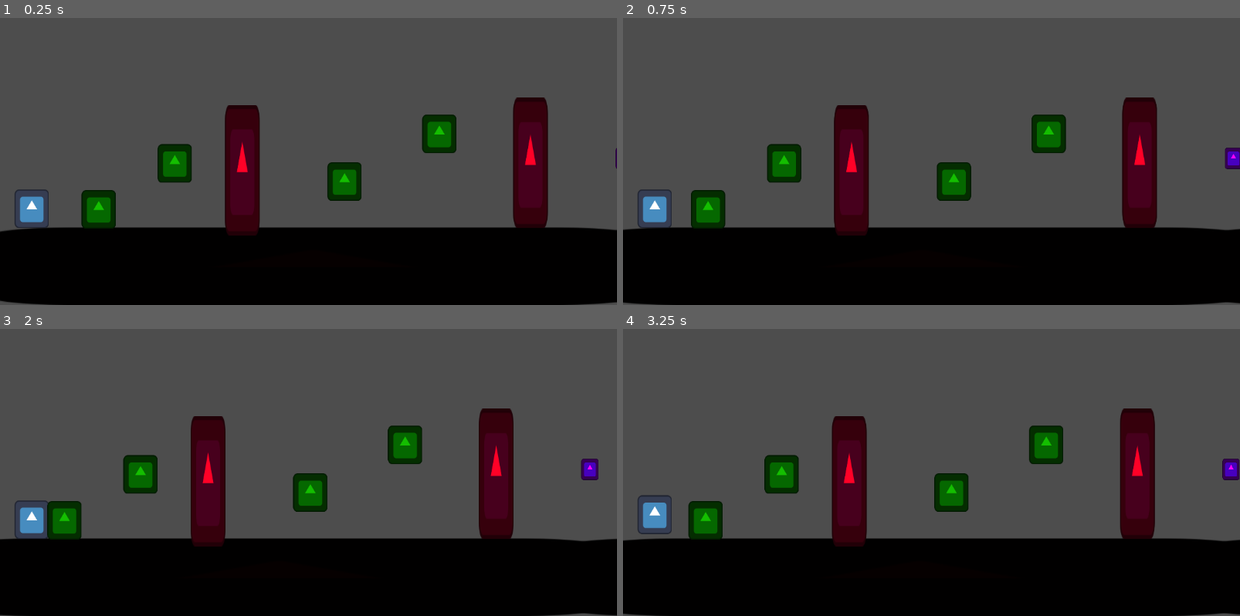
Above: before the commit, frames 1-4 (two rows, left to right).
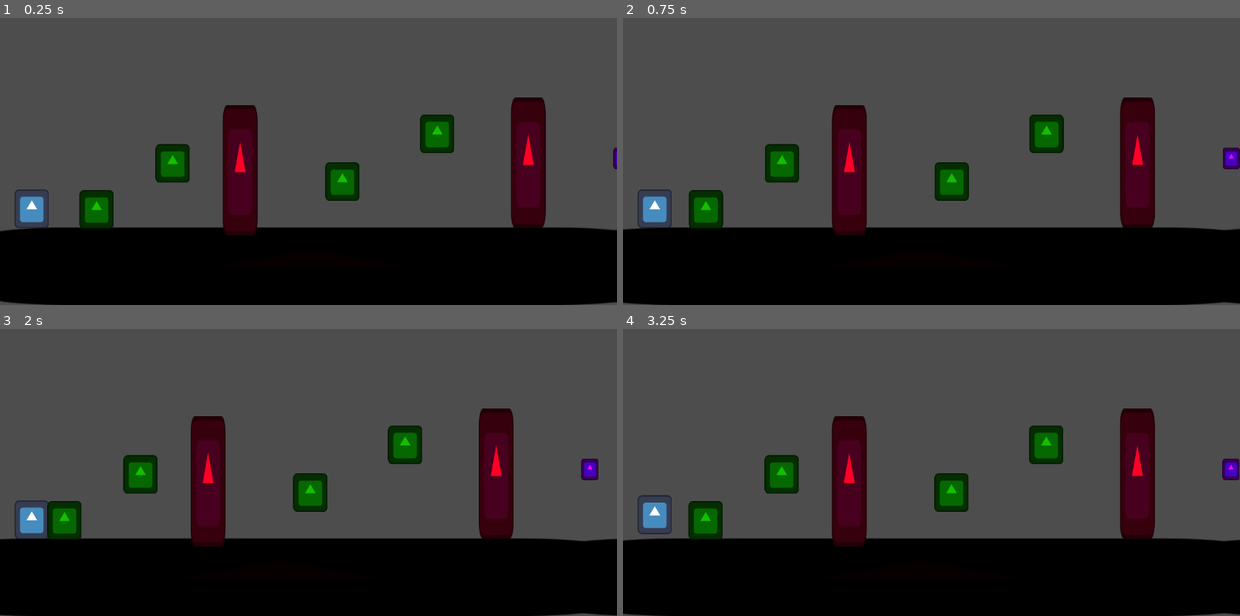
Above: after the commit, the same moments.

Repository: GonzaloDP/MovimientoJuego2D
Game: Godot game, scene res://mundo.tscn
Two runs of this game, one before a commit and one after it. Both use one fixed random seed, a clock stepped at 60 frames per second and the inputs below. The engine's default icon, where the game draws it, is replaced by a stand-in: a white triangle on a blue panel in a dark square.
Inputs:
- Up to frame 1 (0.25 s): no input
- Up to frame 2 (0.75 s): tap Enter at 0.5 s; hold Right (derecha) from 0.53 s (still down); tap Space (dash) at 0.6 s
- Up to frame 3 (2 s): keep holding Right (derecha); tap Up (saltar) at 0.77, 1.52 s; tap Space (dash) at 1.35 s
- Up to frame 4 (3.25 s): release Right (derecha) at 2.03 s; hold Left (izquierda) 2.03-2.78 s; tap Space (dash) at 2.1, 2.85 s; hold Right (derecha) from 2.78 s (still down); tap Up (saltar) at 3.02 s

The runs differ from the first frame. In frame 1, 1.7% of the frame differs, in the area x 0-100%, y 27-99%; in frame 2, 1.7%, in the area x 10-100%, y 27-76%; in frame 3, less than 0.1%; in frame 4, less than 0.1%.

Commit message:
Modificación de ubicación de sprites

Diff:
--- /dev/null
+++ b/movimiento-juego-2d/enemigo.tscn
@@ -0,0 +1,17 @@
+[gd_scene format=3 uid="uid://4r7qbydy545t"]
+
+[ext_resource type="Texture2D" uid="uid://0bwe33hc03n5" path="res://icon.svg" id="1_becj5"]
+
+[sub_resource type="CapsuleShape2D" id="CapsuleShape2D_a5tj2"]
+radius = 27.0
+height = 54.0
+
+[node name="Enemigo" type="CharacterBody2D" unique_id=444794045]
+
+[node name="Sprite2D" type="Sprite2D" parent="." unique_id=2057839215]
+modulate = Color(0.8627451, 1, 0, 1)
+scale = Vector2(0.42, 0.42)
+texture = ExtResource("1_becj5")
+
+[node name="CollisionShape2D" type="CollisionShape2D" parent="." unique_id=1730760936]
+shape = SubResource("CapsuleShape2D_a5tj2")
--- a/movimiento-juego-2d/mundo.tscn
+++ b/movimiento-juego-2d/mundo.tscn
@@ -6,6 +6,7 @@
 [ext_resource type="PackedScene" uid="uid://dvarmhuxrckp6" path="res://objeto_parreable.tscn" id="3_fw4w5"]
 [ext_resource type="PackedScene" uid="uid://cveojljx6ua3t" path="res://caja.tscn" id="5_aou4a"]
 [ext_resource type="PackedScene" uid="uid://c7m6xetdhfv36" path="res://pared.tscn" id="6_5ckkb"]
+[ext_resource type="PackedScene" uid="uid://4r7qbydy545t" path="res://enemigo.tscn" id="7_2hh7m"]
 
 [node name="Node2D" type="Node2D" unique_id=1985631070]
 script = ExtResource("1_otwa2")
@@ -14,7 +15,8 @@
 position = Vector2(33, 549)
 
 [node name="Player" parent="." unique_id=559844357 instance=ExtResource("1_lgngo")]
-position = Vector2(58, 450)
+position = Vector2(62, 452)
+metadata/_edit_group_ = true
 
 [node name="Camera2D" type="Camera2D" parent="Player" unique_id=1678096458]
 position = Vector2(-2, 0)
@@ -79,31 +81,40 @@
 position = Vector2(2203, 549)
 
 [node name="Pared5" parent="." unique_id=1566638546 instance=ExtResource("6_5ckkb")]
-position = Vector2(2309, 270)
+position = Vector2(2380, 272)
 
 [node name="Pared6" parent="." unique_id=1956697737 instance=ExtResource("6_5ckkb")]
 position = Vector2(2948, 272)
 
 [node name="Caja8" parent="." unique_id=1688715955 instance=ExtResource("5_aou4a")]
-position = Vector2(2005, 392)
+position = Vector2(2070, 406)
 
 [node name="Caja9" parent="." unique_id=257353736 instance=ExtResource("5_aou4a")]
-position = Vector2(2149, 328)
+position = Vector2(2249, 313)
 
 [node name="Caja10" parent="." unique_id=54809092 instance=ExtResource("5_aou4a")]
-position = Vector2(2669, 452)
+position = Vector2(2747, 456)
 
 [node name="Caja11" parent="." unique_id=1228880829 instance=ExtResource("5_aou4a")]
-position = Vector2(2820, 385)
+position = Vector2(2875, 391)
 
 [node name="Caja12" parent="." unique_id=1850375655 instance=ExtResource("5_aou4a")]
-position = Vector2(2689, 319)
+position = Vector2(2737, 309)
 
 [node name="ObjetoParreable5" parent="." unique_id=975485322 instance=ExtResource("3_fw4w5")]
-position = Vector2(2507, 399)
+position = Vector2(2517, 403)
 
 [node name="ObjetoParreable6" parent="." unique_id=1277381888 instance=ExtResource("3_fw4w5")]
-position = Vector2(2774, 346)
+position = Vector2(2819, 350)
+
+[node name="Enemigo" parent="." unique_id=444794045 instance=ExtResource("7_2hh7m")]
+position = Vector2(2533, 459)
+
+[node name="Enemigo2" parent="." unique_id=380543758 instance=ExtResource("7_2hh7m")]
+position = Vector2(2876, 334)
+
+[node name="Enemigo3" parent="." unique_id=1956254236 instance=ExtResource("7_2hh7m")]
+position = Vector2(2237, 456)
 
 [connection signal="body_entered" from="ObjetoParreable" to="Player" method="_on_objeto_parreable_body_entered"]
 [connection signal="body_exited" from="ObjetoParreable" to="Player" method="_on_objeto_parreable_body_exited"]
